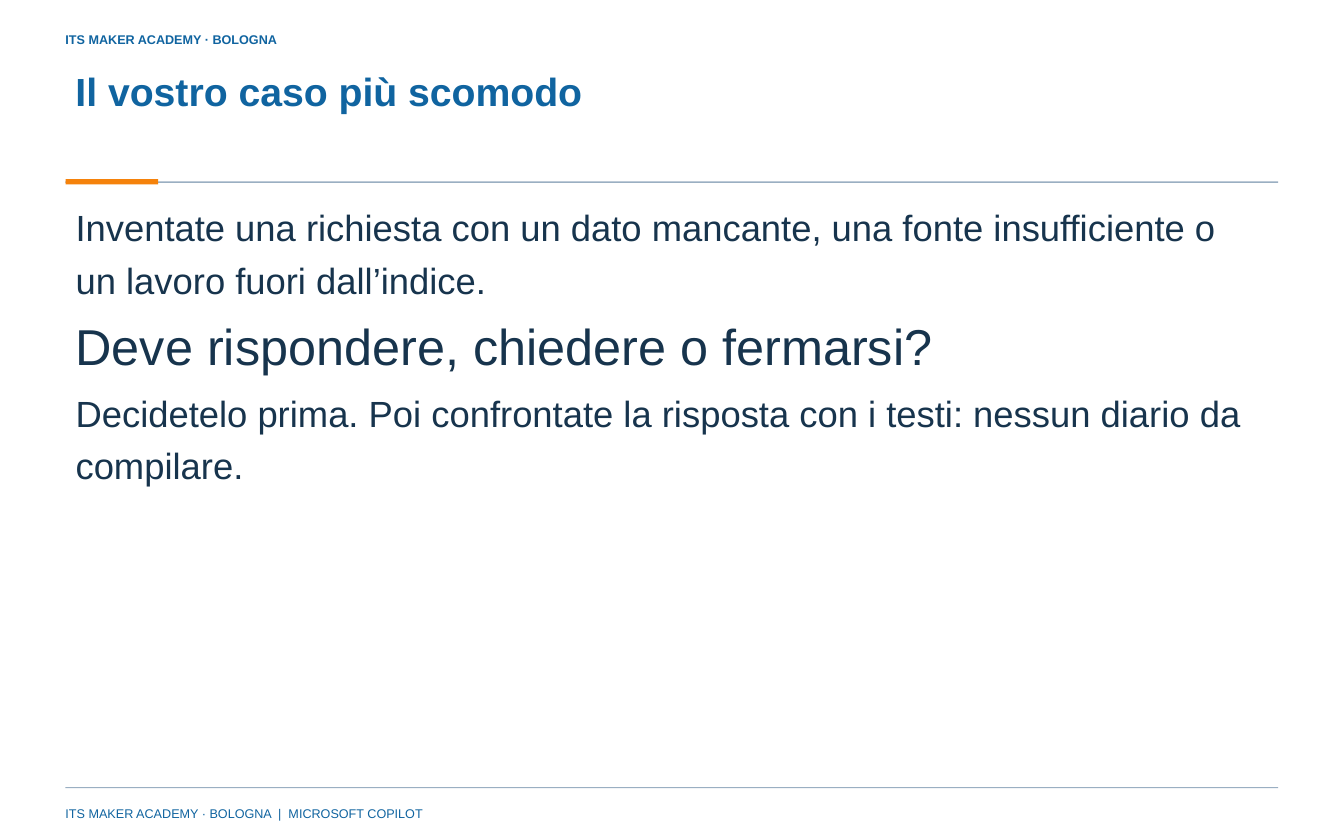
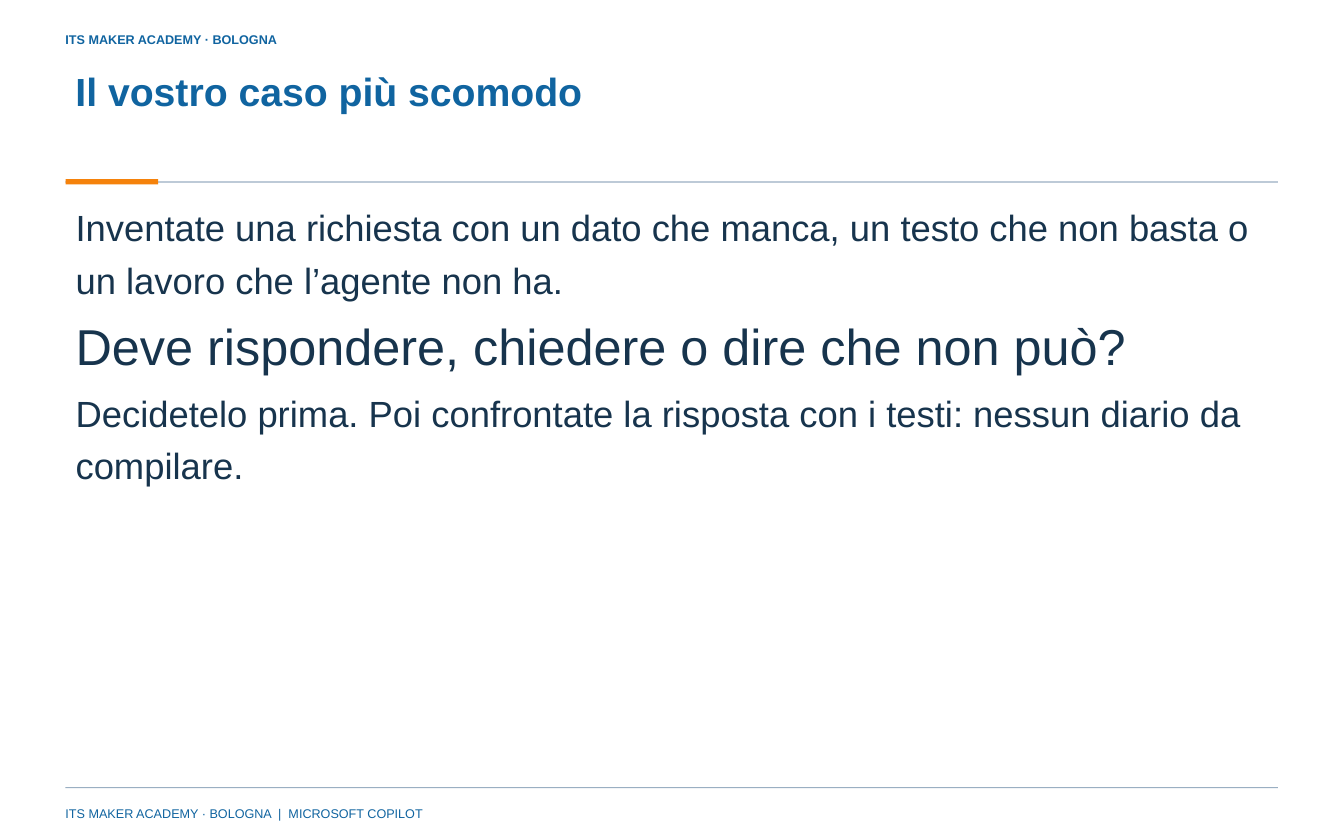
Before and after one commit to franzo9393/ITSCorso_UnslothStudio-Git, a slide deck: slide 26 of lezione 4 - reti neurali e agenti con orchestrazione/Lezione4_Reti_neurali_e_agenti_con_orchestrazione_ITS_MAKER.pptx (slide 23 before the commit). Drawn at 1344x840 pixels with LibreOffice and Linux fonts; fonts in the diff are those of the drawing; background and template pictures are left out. Boxes give left, top, right and bottom in pixels: in the first picture for what was removed or moved away, otherwise in the second. Text is boxed around its words. In the diff, an @@ line names an element or a change of style, - is before the commit and + after.

Commit message:
Lezione 4: seconda metà riscritta (slide 12-32 e parte 4 della consegna), materiali rigenerati

```diff
--- a/lezione 4 - reti neurali e agenti con orchestrazione/Lezione4_Reti_neurali_e_agenti_con_orchestrazione_ITS_MAKER.pptx
+++ b/lezione 4 - reti neurali e agenti con orchestrazione/Lezione4_Reti_neurali_e_agenti_con_orchestrazione_ITS_MAKER.pptx
@@ text at [76,214,1248,301]: text changed @@
-Inventate una richiesta con un dato mancante, una fonte insufficiente o un lavoro fuori dall’indice.
+Inventate una richiesta con un dato che manca, un testo che non basta o un lavoro che l’agente non ha.
@@ text at [76,328,1126,375]: text changed @@
-Deve rispondere, chiedere o fermarsi?
+Deve rispondere, chiedere o dire che non può?
```
Also in this commit, not shown: 11 other slides changed, 8 slides added, 6 slides removed, 14 other files.
